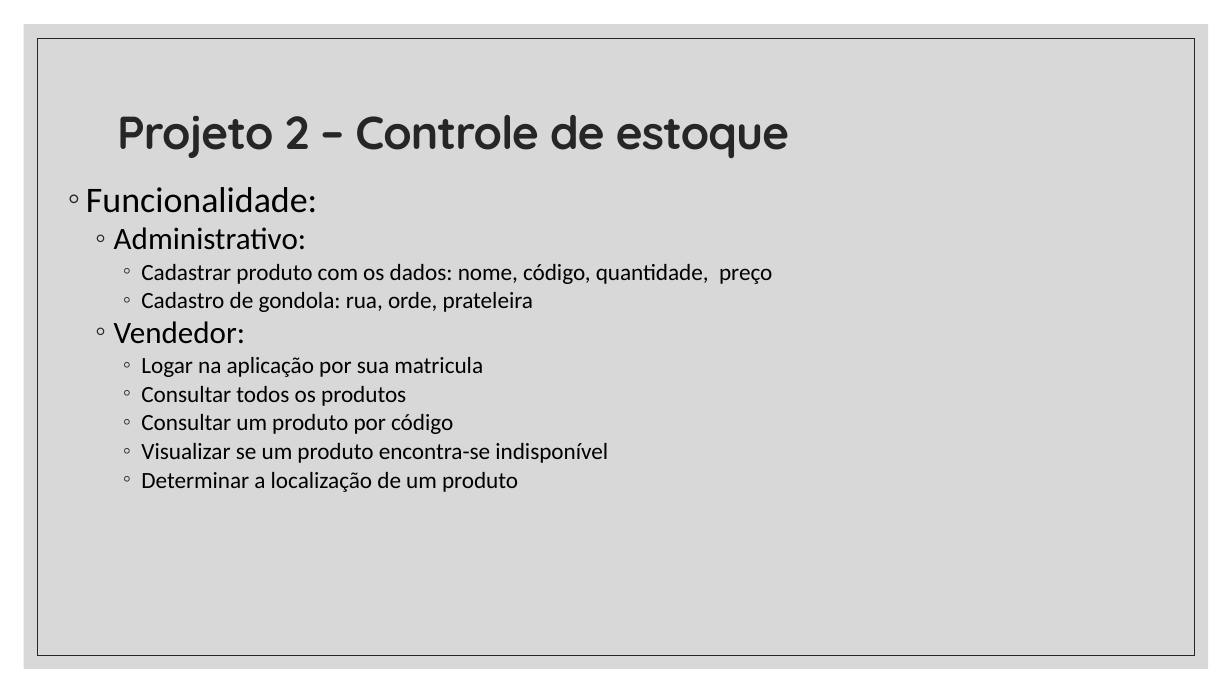
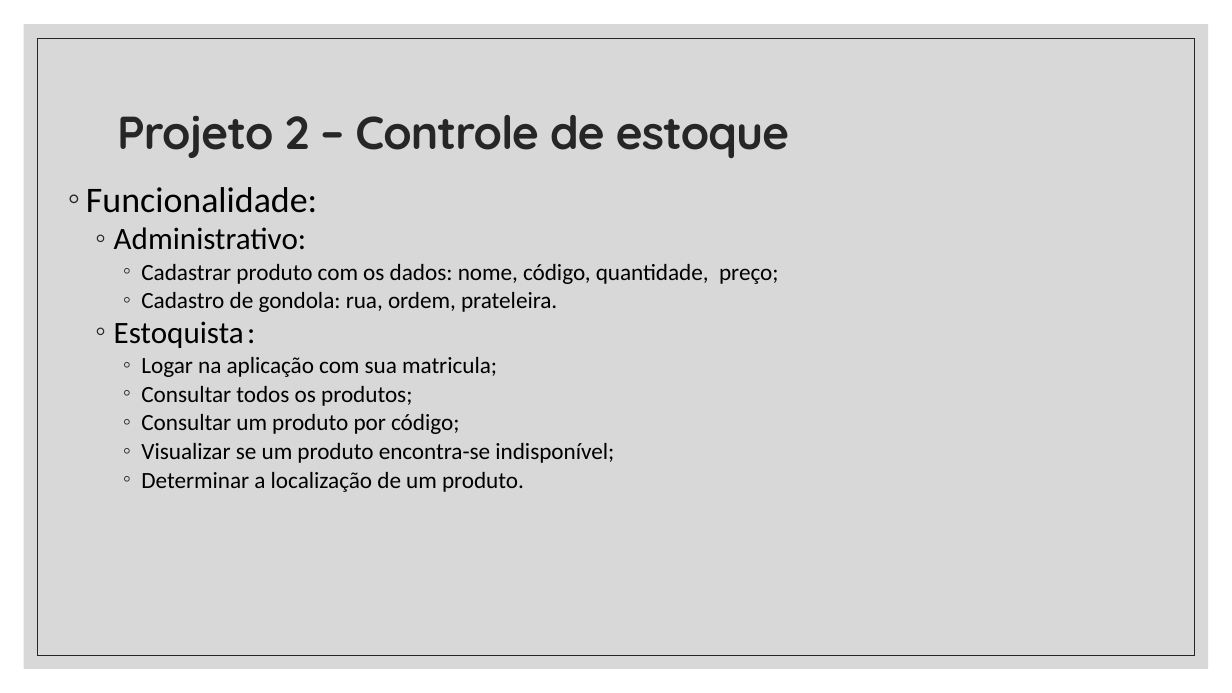
Before and after one commit to duarterafael/web-programming-classroom, a slide deck: slide 12 of classes/Projeto final.pptx. Drawn at 1232x693 pixels with LibreOffice and Linux fonts; fonts in the diff are those of the drawing. Boxes give left, top, right and bottom in pixels: in the first picture for what was removed or moved away, otherwise in the second. Text is boxed around its words. In the diff, an @@ line names an element or a change of style, - is before the commit and + after.

Commit message:
Projeto final

```diff
--- a/classes/Projeto final.pptx
+++ b/classes/Projeto final.pptx
@@ text at (114,264,778,492): text changed @@
-    ◦ Cadastrar produto com os dados: nome, código, quantidade, preço
-    ◦ Cadastro de gondola: rua, orde, prateleira
-  ◦ Vendedor:
-    ◦ Logar na aplicação por sua matricula
-    ◦ Consultar todos os produtos
-    ◦ Consultar um produto por código
-    ◦ Visualizar se um produto encontra-se indisponível
-    ◦ Determinar a localização de um produto
+    ◦ Cadastrar produto com os dados: nome, código, quantidade, preço;
+    ◦ Cadastro de gondola: rua, ordem, prateleira.
+  ◦ Estoquista :
+    ◦ Logar na aplicação com sua matricula;
+    ◦ Consultar todos os produtos;
+    ◦ Consultar um produto por código;
+    ◦ Visualizar se um produto encontra-se indisponível;
+    ◦ Determinar a localização de um produto.
```
Also in this commit, not shown: 7 other slides changed, 1 slide added, 2 slides removed.
